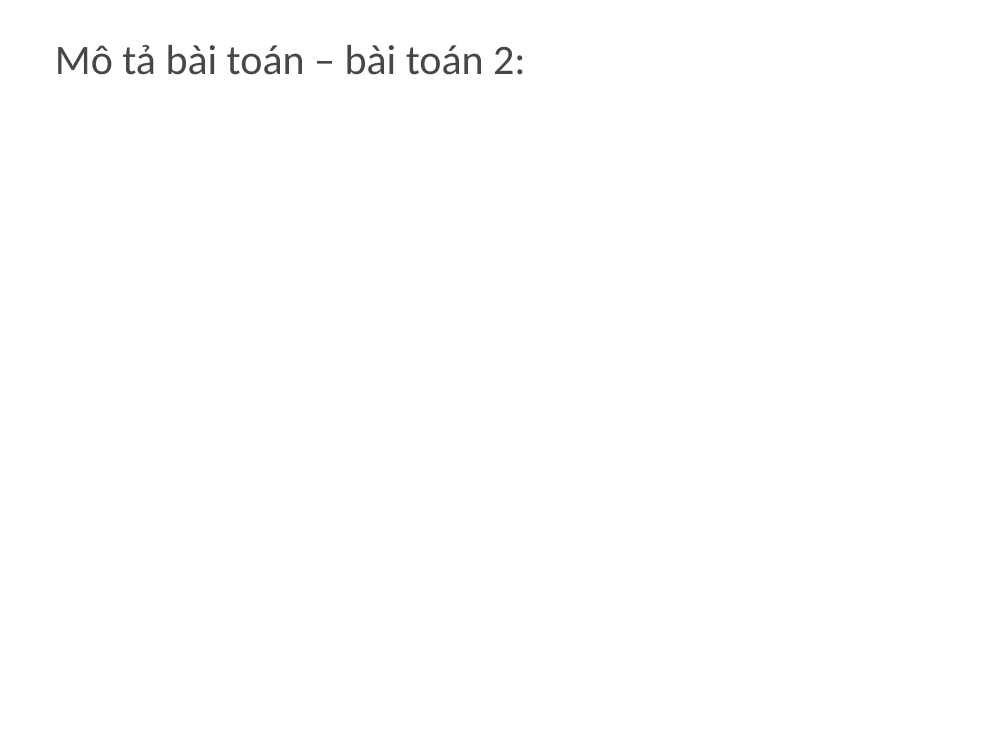
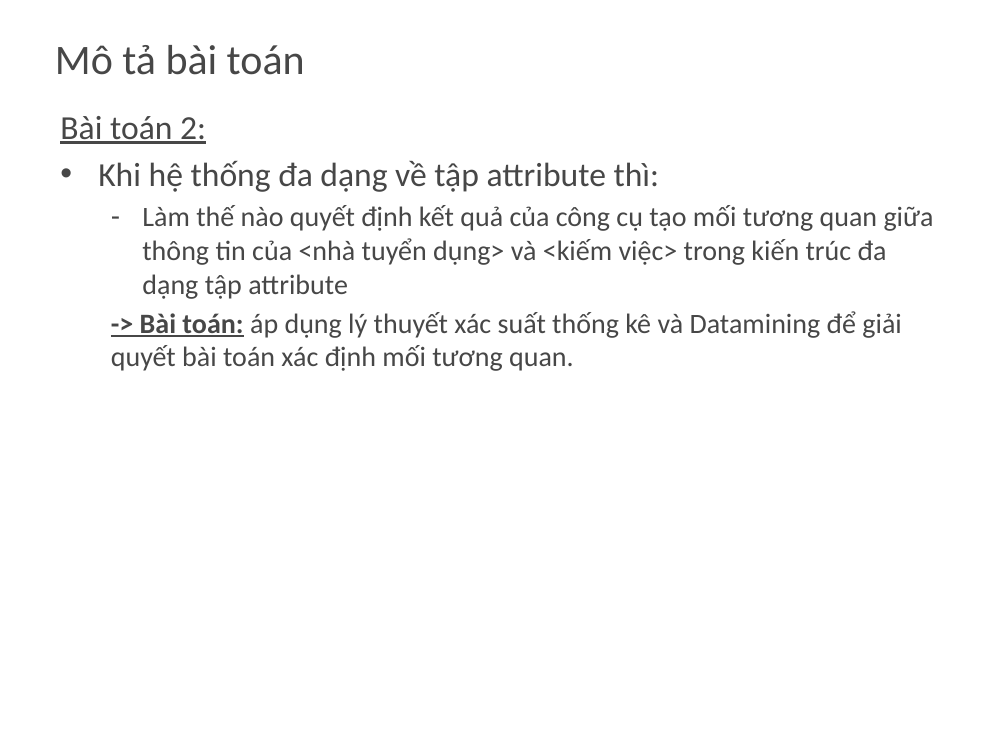
Before and after one commit to khanhduy94/jobzoom, a slide deck: slide 5 of Documents/JobZoom.pptx (slide 6 before the commit). Drawn at 1008x756 pixels with LibreOffice and Linux fonts; fonts in the diff are those of the drawing; background and template pictures are left out. Boxes give left, top, right and bottom in pixels: in the first picture for what was removed or moved away, otherwise in the second. Text is boxed around its words. In the diff, an @@ line names an element or a change of style, - is before the commit and + after.

```diff
--- a/Documents/JobZoom.pptx
+++ b/Documents/JobZoom.pptx
@@ title at (55,45,305,75): text changed @@
-Mô tả bài toán – bài toán 2:
+Mô tả bài toán
@@ text added at (60,116,934,371), 20 pt, text #474747 @@
+Bài toán 2:
+• Khi hệ thống đa dạng về tập attribute thì:
+  – Làm thế nào quyết định kết quả của công cụ tạo mối tương quan giữa thông tin của <nhà tuyển dụng> và <kiếm việc> trong kiến trúc đa dạng tập attribute
+  -> Bài toán: áp dụng lý thuyết xác suất thống kê và Datamining để giải quyết bài toán xác định mối tương quan.
```
Also in this commit, not shown: 4 other slides changed, 2 slides removed.
